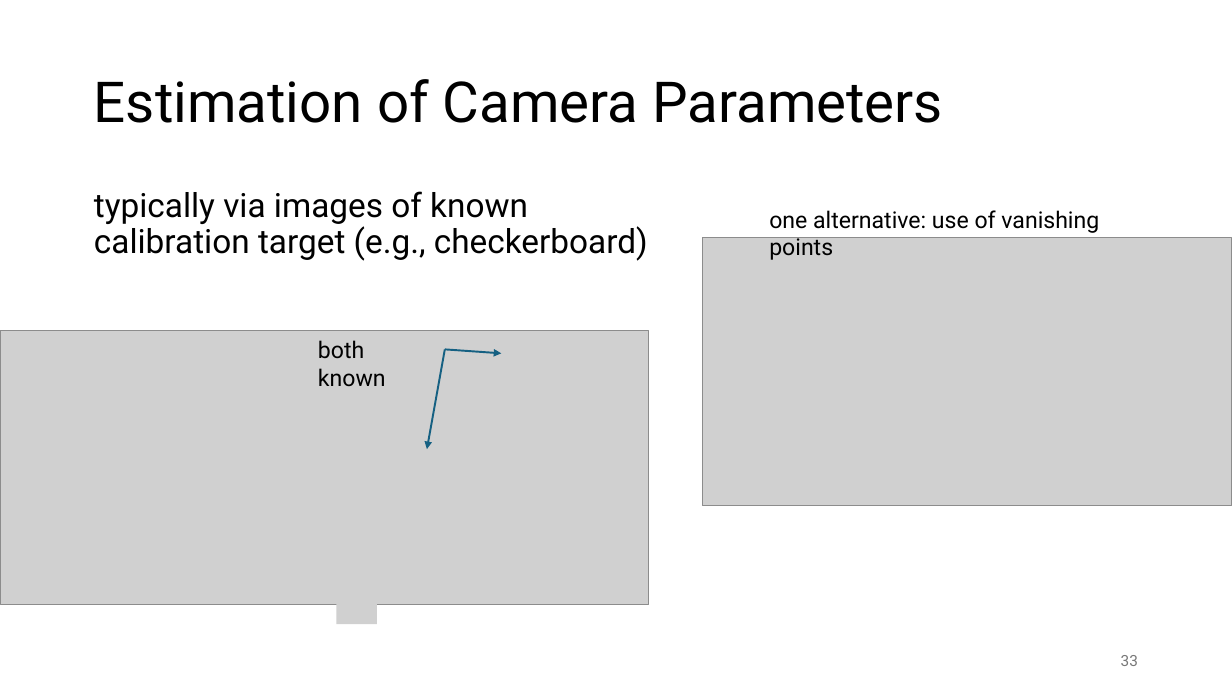
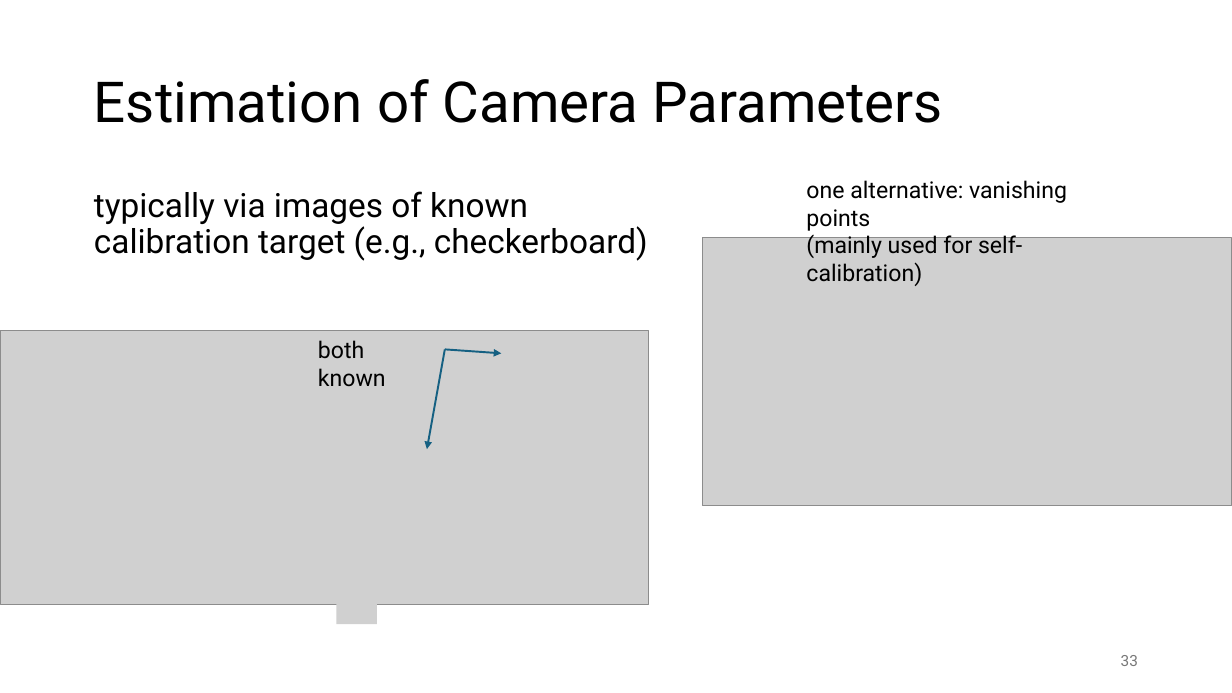
Before and after one commit to FelixWick/computer_vision, a slide deck: slide 33 of slides/3_projective_geometry.pptx. Drawn at 1232x693 pixels with LibreOffice and Linux fonts; fonts in the diff are those of the drawing; grey boxes stand for pictures. Boxes give left, top, right and bottom in pixels: in the first picture for what was removed or moved away, otherwise in the second. Text is boxed around its words. In the diff, an @@ line names an element or a change of style, - is before the commit and + after.

Commit message:
more on camera calibration

```diff
--- a/slides/3_projective_geometry.pptx
+++ b/slides/3_projective_geometry.pptx
@@ text at [806,180,1067,286]: text changed @@
-one alternative: use of vanishing points
+one alternative: vanishing points
+(mainly used for self-calibration)
```
Also in this commit, not shown: 1 other slide changed, 1 slide added, 2 slides removed, 1 other file.
